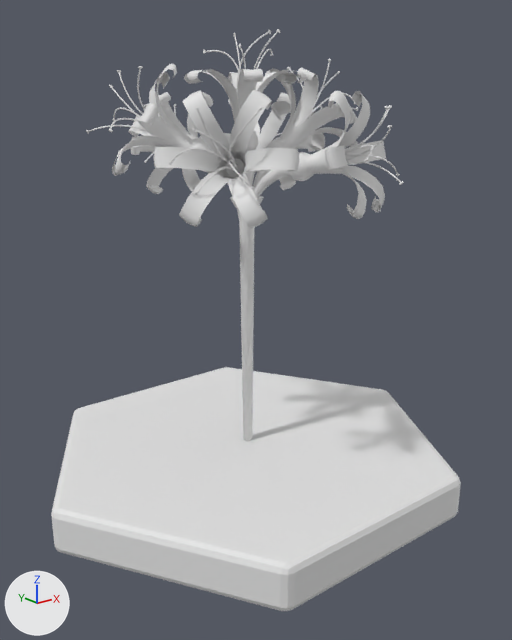
Renders of the Blender file assets/models/plants/SpiderliliFlower/Spidelilie.blend from each side of a commit.
Camera for both pictures: a 50 mm lens placed at (-1.9, -2.44, 1.66), pointed at (-0.01, -0.07, 0.72). Arrows for +X, +Y and +Z are at lower left; the lights stay in place. The picture after the commit comes second.
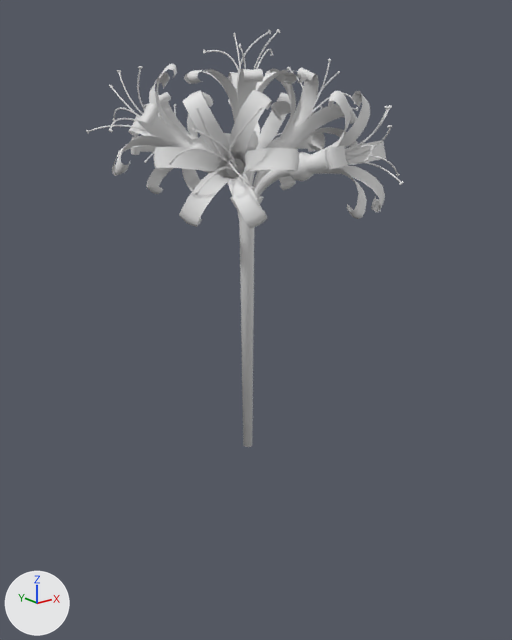
Where the newer file only moved an object's origin or applied its transform, the numbers keep the older frame.

Pixel boxes (x1, y1, x2, y2) of what changed, in the pictures (512 x 640 px):
'Cylinder', hidden: before (51, 367, 461, 611)

The change in detail:
Object 'Cylinder' (ob_cylinder) is now hidden.
